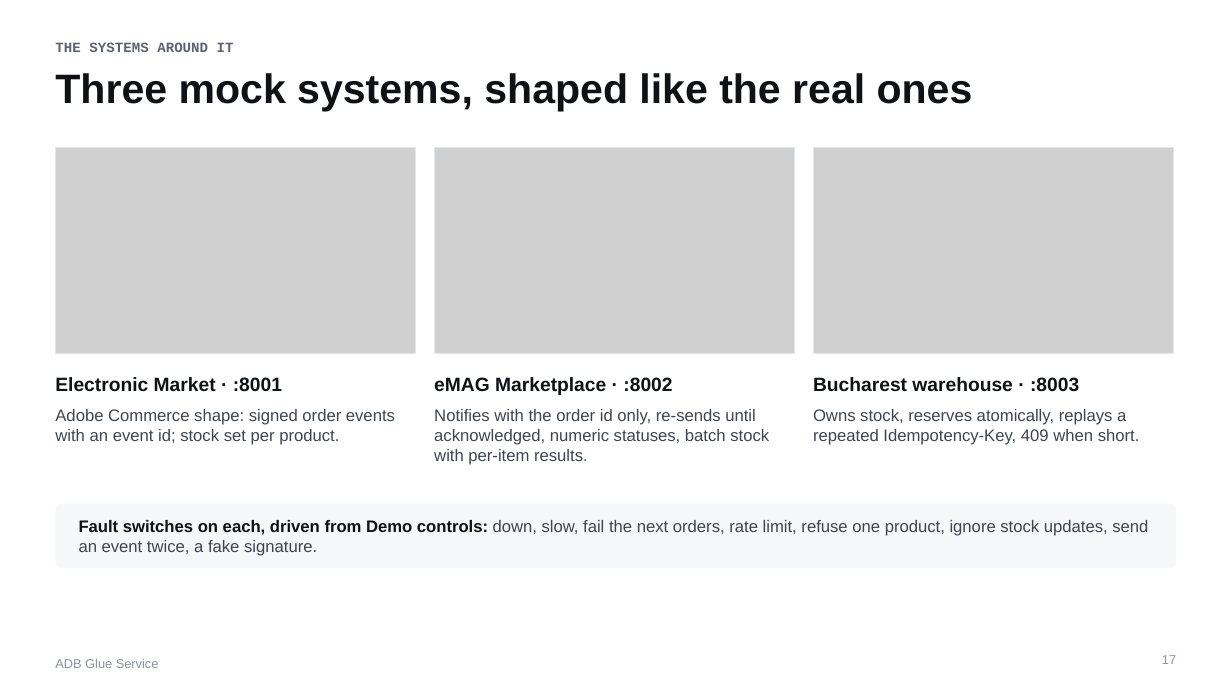
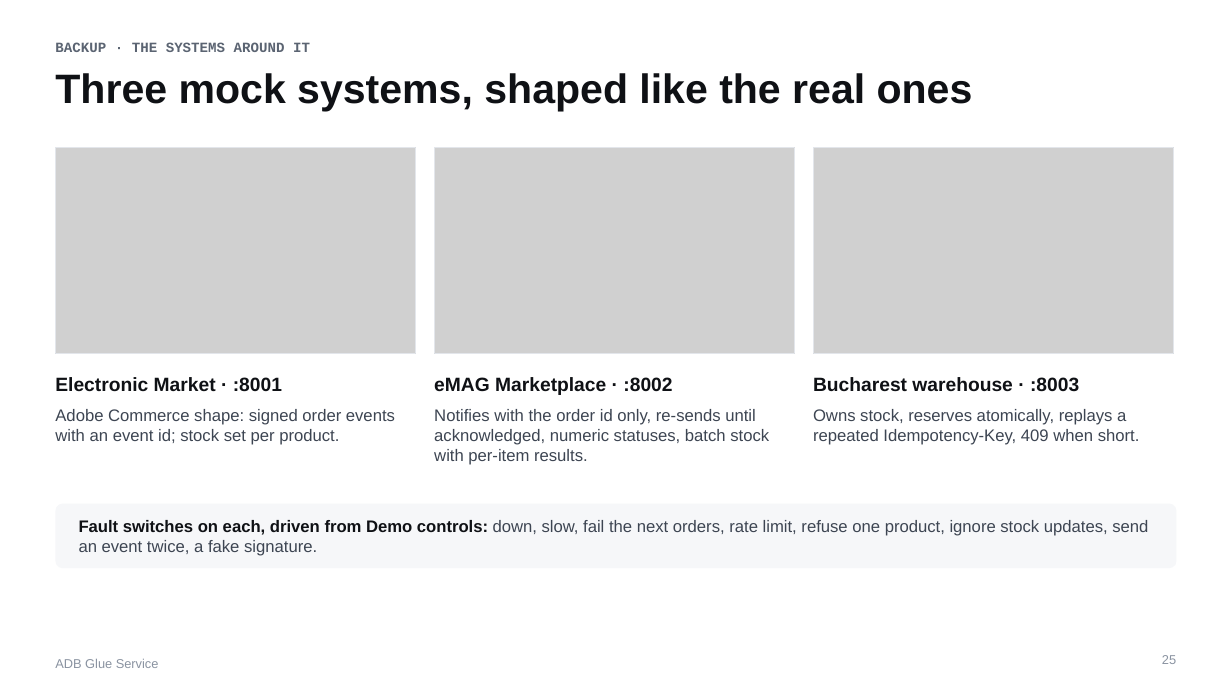
Before and after one commit to PantelimonGulie/adb-glue-service, a slide deck: slide 25 of docs/presentation/ADB-Glue-Service.pptx (slide 17 before the commit). Drawn at 1232x693 pixels with LibreOffice and Linux fonts; fonts in the diff are those of the drawing; grey boxes stand for pictures. Boxes give left, top, right and bottom in pixels: in the first picture for what was removed or moved away, otherwise in the second. Text is boxed around its words. In the diff, an @@ line names an element or a change of style, - is before the commit and + after.

Commit message:
Shorten the talk to 14 slides, with the detail moved to backup slides

```diff
--- a/docs/presentation/ADB-Glue-Service.pptx
+++ b/docs/presentation/ADB-Glue-Service.pptx
@@ text at (55, 42, 310, 52): text changed @@
-THE SYSTEMS AROUND IT
+BACKUP · THE SYSTEMS AROUND IT
@@ page number at (1162, 655, 1176, 664): text changed @@
-17
+25
```
Also in this commit, not shown: 9 other slides changed, 4 slides added, 2 slides removed, 1 other file.
